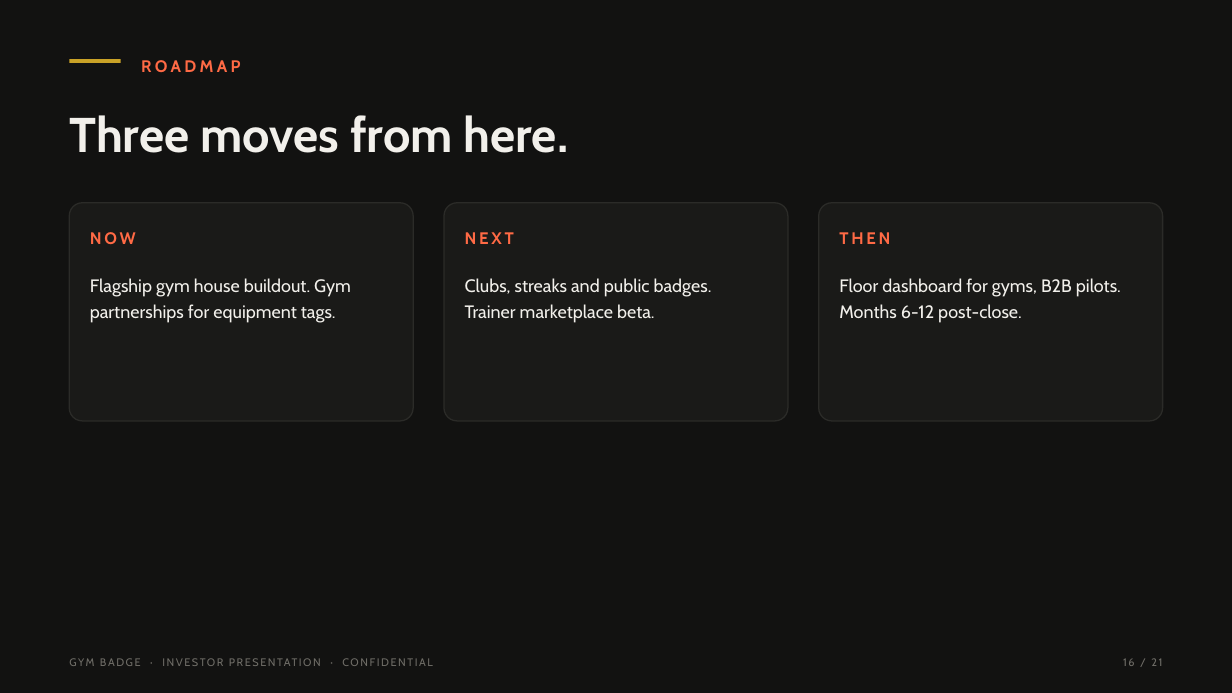
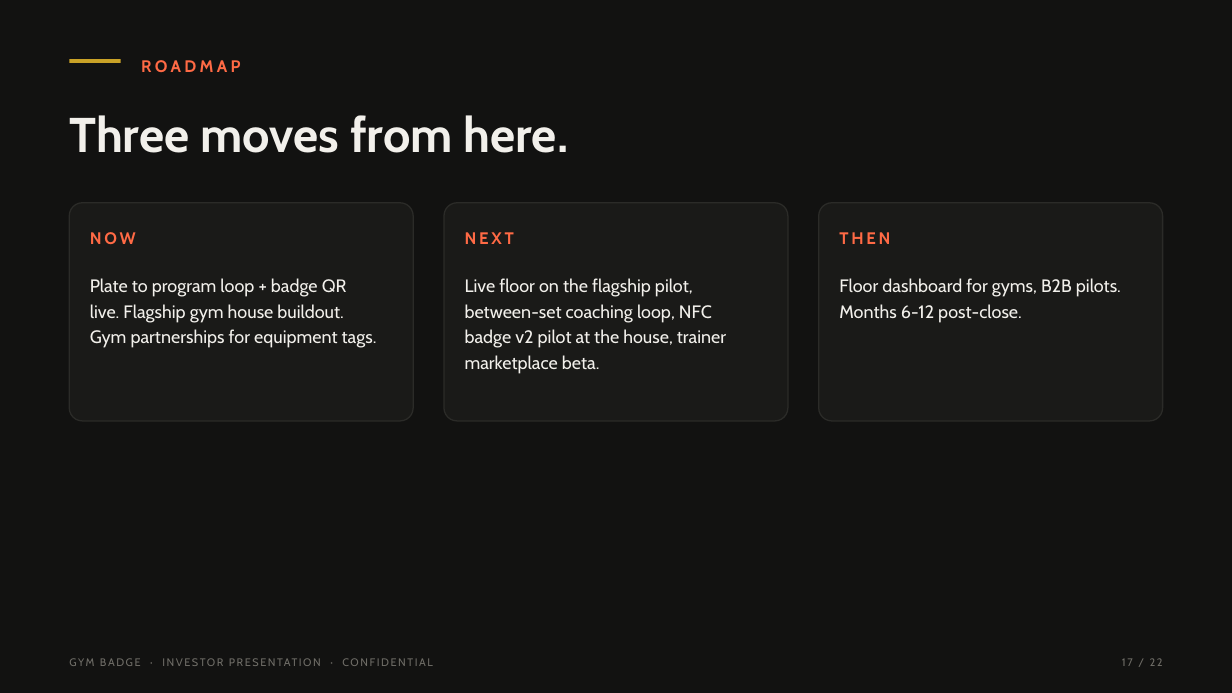
Before and after one commit to tearsmith10/Gym-badge, a slide deck: slide 17 of pitch/gymbadge-investor-deck.pptx (slide 16 before the commit). Drawn at 1232x693 pixels with LibreOffice and Linux fonts; fonts in the diff are those of the drawing. Boxes give left, top, right and bottom in pixels: in the first picture for what was removed or moved away, otherwise in the second. Text is boxed around its words. In the diff, an @@ line names an element or a change of style, - is before the commit and + after.

```diff
--- a/pitch/gymbadge-investor-deck.pptx
+++ b/pitch/gymbadge-investor-deck.pptx
@@ text added at [90,278,347,297], 14 pt, text #F2F0EB @@
+Plate to program loop + badge QR
@@ text at [465,278,693,297]: text changed @@
-Clubs, streaks and public badges.
+Live floor on the flagship pilot,
@@ text at [90,329,377,348]: text changed @@
-partnerships for equipment tags.
+Gym partnerships for equipment tags.
@@ text at [90,304,343,323]: text changed @@
-Flagship gym house buildout. Gym
+live. Flagship gym house buildout.
@@ text added at [465,304,712,323], 14 pt, text #F2F0EB @@
+between-set coaching loop, NFC
@@ text added at [465,329,726,348], 14 pt, text #F2F0EB @@
+badge v2 pilot at the house, trainer
@@ text at [465,355,600,374]: text changed @@
-Trainer marketplace beta.
+marketplace beta.
@@ text at [1122,658,1163,666]: text changed @@
-16 / 21
+17 / 22
```
Also in this commit, not shown: 19 other slides changed, 1 slide added, 11 other files.
